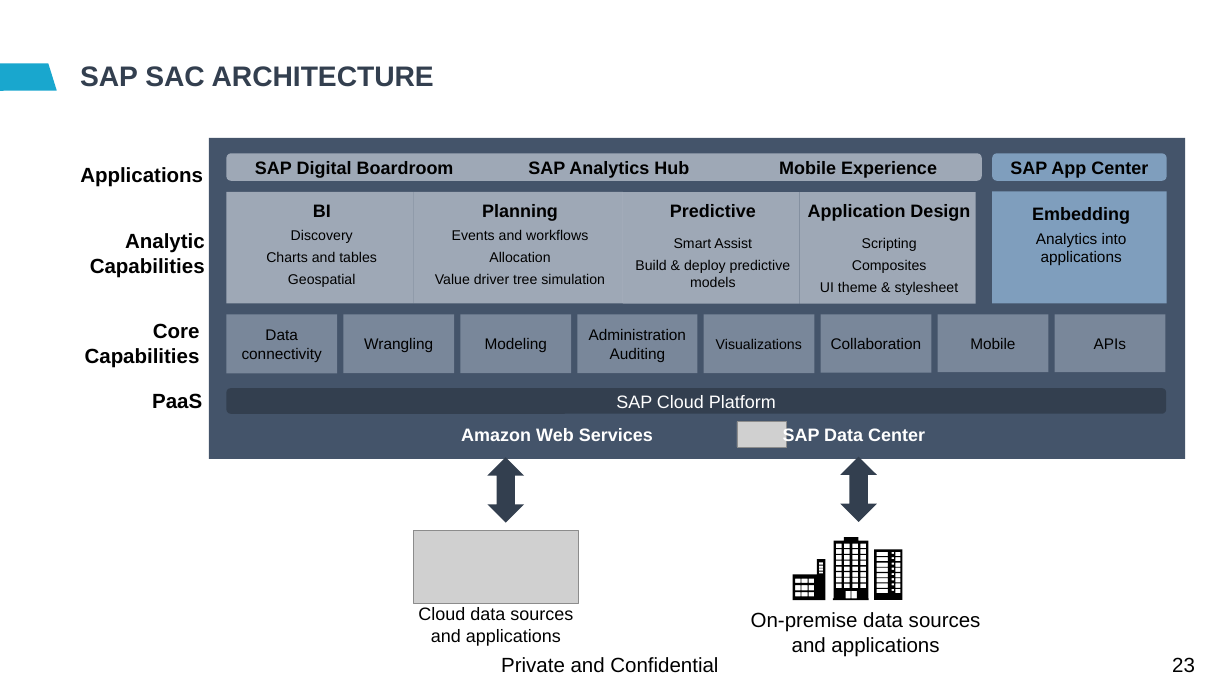
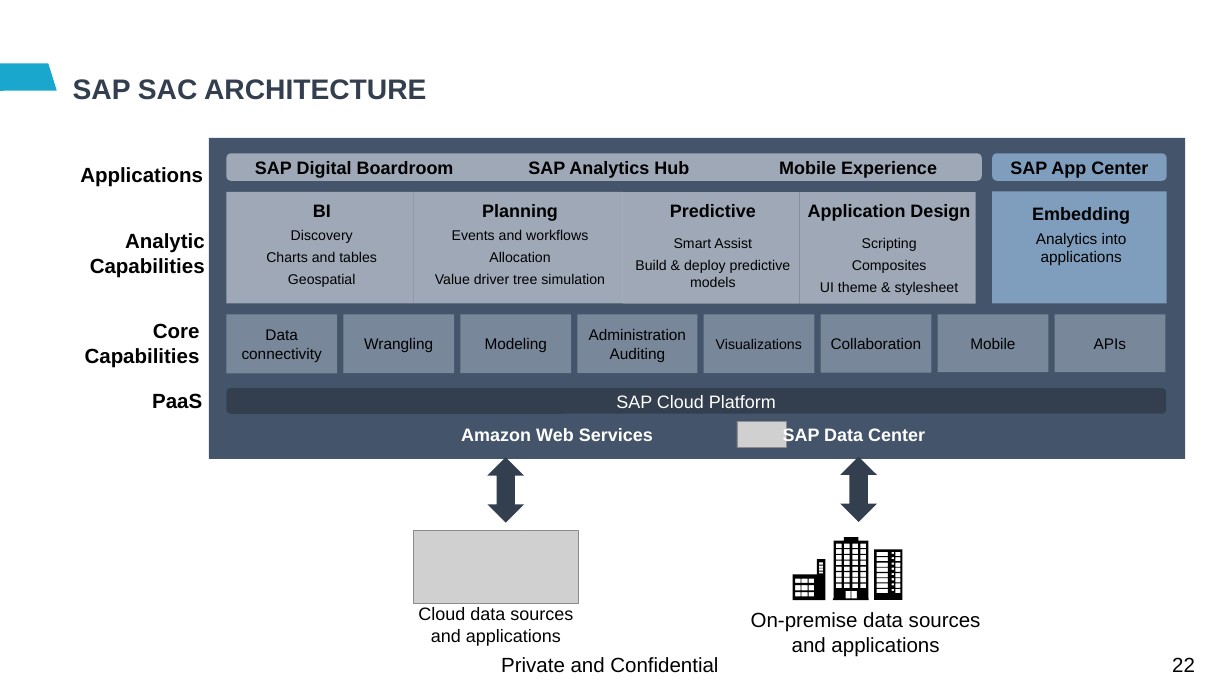
Before and after one commit to soyuztechnologies/EY_SAC_Training_Feb23, a slide deck: slide 22 of day 1/SAC_Training Day 1.pptx (slide 23 before the commit). Drawn at 1232x693 pixels with LibreOffice and Linux fonts; fonts in the diff are those of the drawing; grey boxes stand for pictures; background and template pictures are left out. Boxes give left, top, right and bottom in pixels: in the first picture for what was removed or moved away, otherwise in the second. Text is boxed around its words. In the diff, an @@ line names an element or a change of style, - is before the commit and + after.

```diff
--- a/day 1/SAC_Training Day 1.pptx
+++ b/day 1/SAC_Training Day 1.pptx
@@ title "SAP SAC ARCHITECTURE": place and size @@
-title "SAP SAC ARCHITECTURE" at (80, 66, 434, 87)
+title "SAP SAC ARCHITECTURE" at (73, 79, 426, 100)
@@ page number at (1172, 657, 1195, 672): text changed @@
-23
+22
```
Also in this commit, not shown: 25 other slides changed, 1 slide removed.
